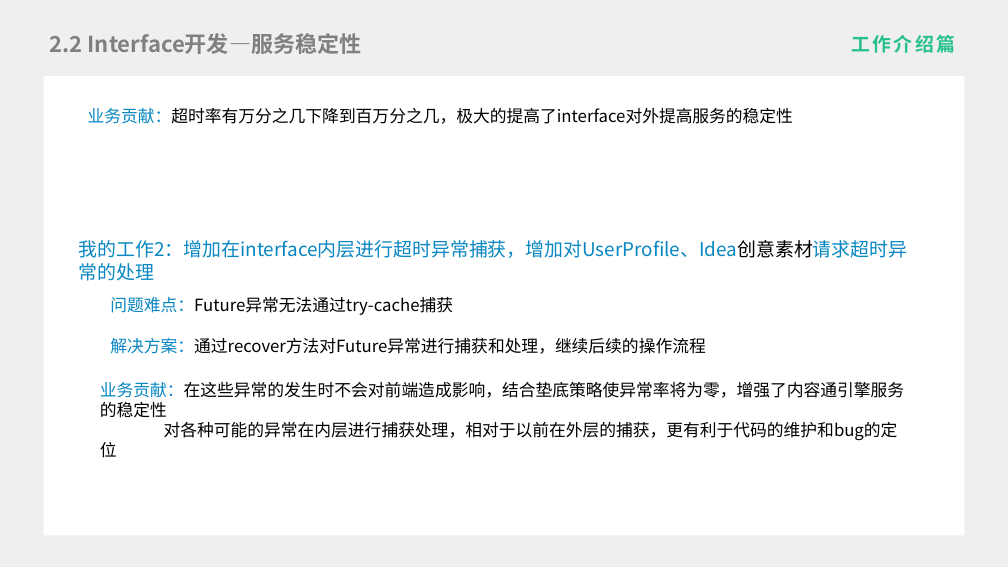
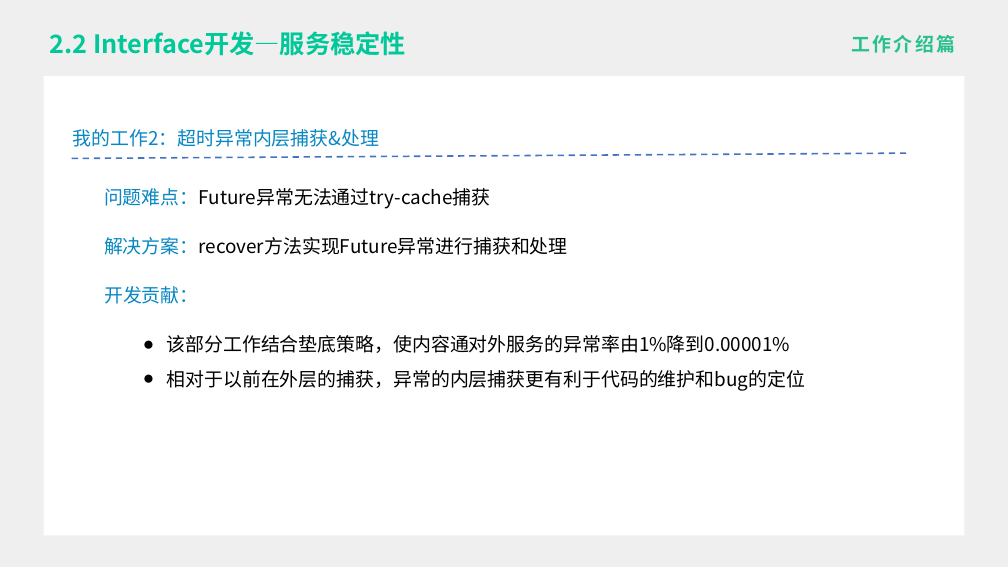
Before and after one commit to liygcoder/workerspace, a slide deck: slide 17 of ppt.pptx (slide 15 before the commit). Drawn at 1008x567 pixels with LibreOffice and Linux fonts; fonts in the diff are those of the drawing. Boxes give left, top, right and bottom in pixels: in the first picture for what was removed or moved away, otherwise in the second. Text is boxed around its words. In the diff, an @@ line names an element or a change of style, - is before the commit and + after.

```diff
--- a/ppt.pptx
+++ b/ppt.pptx
@@ title "2.2 Interface开发—服务稳定性" at (50, 31, 406, 56): size 21 to 24 pt, text colour #808080 to #00C898 @@
@@ text removed at (88, 108, 793, 124) @@
-业务贡献：超时率有万分之几下降到百万分之几，极大的提高了interface对外提高服务的稳定性
@@ text at (72, 129, 379, 147): text changed @@
-我的工作2：增加在interface内层进行超时异常捕获，增加对UserProfile、Idea创意素材请求超时异常的处理
+我的工作2：超时异常内层捕获&处理
@@ line added from (72, 159) to (909, 154), #4472C4 1.5 pt dashed @@
@@ text "问题难点：Future异常无法通过try-cache捕获": place and size @@
-text "问题难点：Future异常无法通过try-cache捕获" at (110, 297, 453, 315)
+text "问题难点：Future异常无法通过try-cache捕获" at (104, 188, 491, 209)
@@ text "问题难点：Future异常无法通过try-cache捕获" at (104, 188, 491, 209): size 16 to 18 pt @@
@@ text at (104, 237, 568, 255): text changed; size 16 to 18 pt @@
-解决方案：通过recover方法对Future异常进行捕获和处理，继续后续的操作流程
+解决方案：recover方法实现Future异常进行捕获和处理
@@ text added at (104, 286, 198, 304), 18 pt, text #0887C2 @@
+开发贡献：
@@ text at (167, 335, 806, 391): text changed; size 16 to 18 pt @@
-业务贡献：在这些异常的发生时不会对前端造成影响，结合垫底策略使异常率将为零，增强了内容通引擎服务的稳定性
-对各种可能的异常在内层进行捕获处理，相对于以前在外层的捕获，更有利于代码的维护和bug的定位
+● 该部分工作结合垫底策略，使内容通对外服务的异常率由1%降到0.00001%
+● 相对于以前在外层的捕获，异常的内层捕获更有利于代码的维护和bug的定位
```
Also in this commit, not shown: 9 other slides changed, 7 slides added, 4 slides removed.
